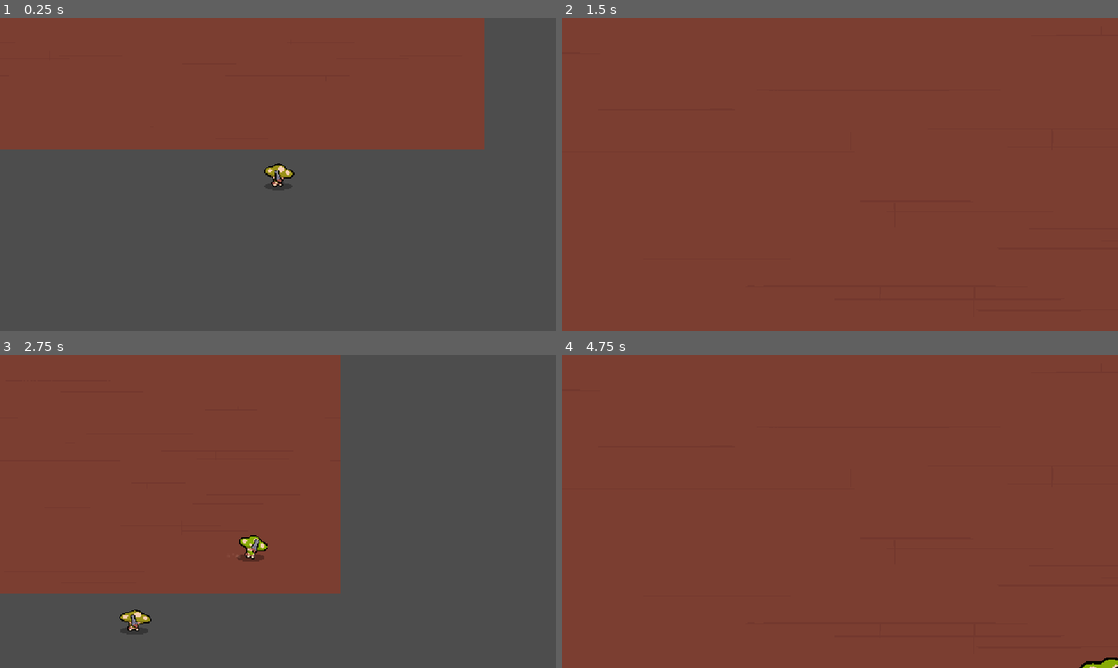
Above: before the commit, frames 1-4 (two rows, left to right).
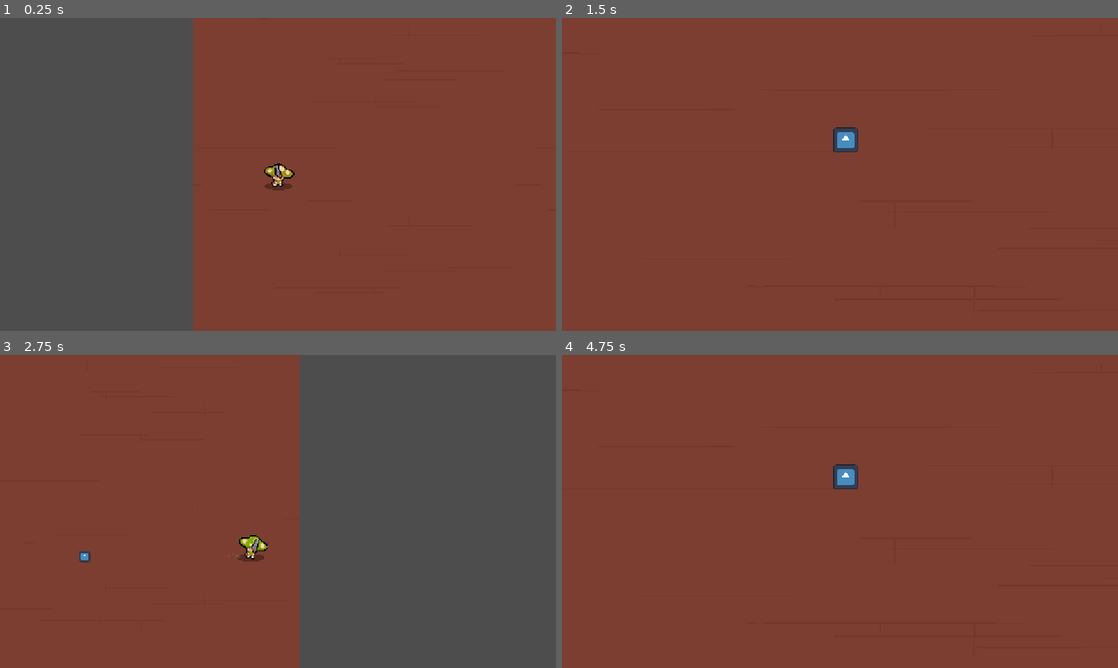
Above: after the commit, the same moments.

Repository: orbital-mage/gmtk-2025
Game: Godot game, scene res://game/game.tscn
Two runs of this game, one before a commit and one after it. Both use one fixed random seed, a clock stepped at 60 frames per second and the inputs below. Before the commit the project starts from res://game.tscn. The engine's default icon, where the game draws it, is replaced by a stand-in: a white triangle on a blue panel in a dark square.
Inputs (mouse positions are in pixels of both pictures, inside the frame that each line leads up to):
- Up to frame 1 (0.25 s): no input
- Up to frame 2 (1.5 s): move the mouse to (962, 158) at 0.52 s; hold D (right) 0.53-1.28 s; hold Tab (replay) 0.53-1.28 s; click (962, 158) at 0.8 s; tap Enter at 1.25 s; move the mouse to (728, 190) at 1.27 s; hold S (down) from 1.28 s (still down); click (728, 190) at 1.35 s
- Up to frame 3 (2.75 s): tap Tab (replay) at 1.55 s; tap Space at 2 s; move the mouse to (333, 442) at 2.02 s; release S (down) at 2.03 s; hold D (right) from 2.03 s (still down); hold Tab (replay) from 2.03 s (still down); click (333, 442) at 2.3 s
- Up to frame 4 (4.75 s): move the mouse to (812, 574) at 2.77 s; release D (right) at 2.78 s; release Tab (replay) at 2.78 s; hold W (up) 2.78-3.53 s; click (812, 574) at 2.85 s; tap Tab (replay) at 3.05, 4.55 s; move the mouse to (1006, 558) at 3.52 s; hold Tab (replay) 3.53-4.28 s; hold A (left) from 3.53 s (still down); click (1006, 558) at 3.8 s; tap Enter at 4.25 s; move the mouse to (673, 464) at 4.27 s; click (673, 464) at 4.35 s

The runs differ from the first frame. In frame 1, 58% of the frame differs, in the area x 0-100%, y 0-100%; in frame 2, 0.4%; in frame 3, 19%; in frame 4, 0.5%.
Error before the commit: Invalid access to property or key 'position' on a base object of type 'Nil'. (res://clones/clone.gd:94)
Error after the commit: Invalid access to property or key 'position' on a base object of type 'Nil'. (res://game/clones/clone.gd:101)

Commit message:
spray shot powerup

Diff:
--- a/game.tscn
+++ /dev/null
@@ -1,32 +0,0 @@
-[gd_scene load_steps=3 format=3 uid="uid://8xtboviqhj5d"]
-
-[ext_resource type="Script" uid="uid://bfdkmgxuq0is2" path="res://game.gd" id="1_e2o6t"]
-[ext_resource type="Texture2D" uid="uid://dasybedxurkup" path="res://assets/graphics/background.png" id="2_e2o6t"]
-
-[node name="Game" type="Node2D"]
-script = ExtResource("1_e2o6t")
-
-[node name="Timer" type="Timer" parent="."]
-wait_time = 2.5
-one_shot = true
-
-[node name="Background" type="Node2D" parent="."]
-
-[node name="1" type="Sprite2D" parent="Background"]
-texture_repeat = 2
-position = Vector2(-800, -450)
-texture = ExtResource("2_e2o6t")
-
-[node name="2" type="Sprite2D" parent="Background"]
-position = Vector2(800, -450)
-texture = ExtResource("2_e2o6t")
-
-[node name="3" type="Sprite2D" parent="Background"]
-position = Vector2(-800, 450)
-texture = ExtResource("2_e2o6t")
-
-[node name="4" type="Sprite2D" parent="Background"]
-position = Vector2(800, 450)
-texture = ExtResource("2_e2o6t")
-
-[connection signal="timeout" from="Timer" to="." method="_on_timeout"]
--- a/clones/bullet.gd
+++ b/game/bullets/bullet.gd
@@ -14,6 +14,9 @@
 func set_target(target: Vector2):
 	direction = (target - position).normalized()
 
+func set_direction(value: Vector2):
+	direction = value
+
 func _physics_process(delta: float) -> void:
 	position += direction * delta * speed
 
--- a/clones/bullet.tscn
+++ b/game/bullets/bullet.tscn
@@ -1,6 +1,6 @@
 [gd_scene load_steps=4 format=3 uid="uid://chypnya1v5eco"]
 
-[ext_resource type="Script" uid="uid://dl6wq7ltmawb2" path="res://clones/bullet.gd" id="1_lpncf"]
+[ext_resource type="Script" uid="uid://dl6wq7ltmawb2" path="res://game/bullets/bullet.gd" id="1_lpncf"]
 [ext_resource type="Texture2D" uid="uid://dwk6ob7whfamm" path="res://assets/graphics/bullet.png" id="2_lpncf"]
 
 [sub_resource type="CapsuleShape2D" id="CapsuleShape2D_lpncf"]
--- a/clones/camera.gd
+++ b/game/clones/camera.gd
@@ -5,9 +5,7 @@
 func _process(delta: float) -> void:
 	if enabled:
 		var diff = clone.get_global_mouse_position() - clone.global_position
-
 		var distance = diff.length()
-
 		var strength = min(pow(distance / 1000, 1), 0.5)
 
 		position = lerp(Vector2.ZERO, get_local_mouse_position(), strength)
--- a/clones/clone.gd
+++ b/game/clones/clone.gd
@@ -1,12 +1,13 @@
 class_name Clone extends CharacterBody2D
 
-static var bullet_scene = preload("res://clones/bullet.tscn")
+static var bullet_scene = preload("res://game/bullets/bullet.tscn")
 
 signal died(clone: Clone)
 signal shoot(bullet: Bullet)
 
 var dead := false
 var replaying := false
+var spray_shot := false
 var aim_target: Vector2
 var color: Color
 
@@ -28,6 +29,7 @@
 
 func replay() -> void:
 	dead = false
+	spray_shot = false
 	index = 0
 	position = start_position
 	_unset_player()
@@ -62,8 +64,13 @@
 		_shoot(get_global_mouse_position())
 
 func _on_hit(area: Area2D) -> void:
-	dead = true
-	died.emit(self)
+	if (area.get_collision_layer_value(Collision.Layers.BULLETS) or
+		area.get_collision_layer_value(Collision.Layers.ZOMBIES)):
+		dead = true
+		died.emit(self)
+
+	if area.get_collision_layer_value(Collision.Layers.POWERUPS):
+		spray_shot = true
 
 func _player_movement() -> void:
 	var vector = Input.get_vector("left", "right", "up", "down")
@@ -95,11 +102,27 @@
 
 	move_and_slide()
 
-func _shoot(taget: Vector2) -> void:
+func _shoot(target: Vector2) -> void:
+	if spray_shot:
+		_spray_shot()
+		return
+
 	var bullet = bullet_scene.instantiate() as Bullet
 	bullet.position = position
-	bullet.set_target(taget)
+	bullet.set_target(target)
 	shoot.emit(bullet)
+
+func _spray_shot() -> void:
+	spray_shot = false
+
+	const spray_count = 16
+	for i in range(spray_count):
+		var angle = i * (2 * PI / spray_count)
+
+		var bullet = bullet_scene.instantiate() as Bullet
+		bullet.position = position
+		bullet.set_direction(Vector2.from_angle(angle))
+		shoot.emit(bullet)
 
 func _unset_player() -> void:
 	replaying = true
--- a/clones/clone.tscn
+++ b/game/clones/clone.tscn
@@ -1,15 +1,15 @@
 [gd_scene load_steps=37 format=3 uid="uid://dy12n8agjdmar"]
 
-[ext_resource type="Script" uid="uid://gktfg6u6p4yd" path="res://clones/clone.gd" id="1_g3igy"]
+[ext_resource type="Script" uid="uid://gktfg6u6p4yd" path="res://game/clones/clone.gd" id="1_g3igy"]
 [ext_resource type="Texture2D" uid="uid://12viq1x3fs55" path="res://assets/graphics/shadow.png" id="2_gm5aq"]
-[ext_resource type="Script" uid="uid://cfhbtqmor125k" path="res://clones/animations.gd" id="2_ka7rv"]
+[ext_resource type="Script" uid="uid://cfhbtqmor125k" path="res://game/clones/animations.gd" id="2_ka7rv"]
 [ext_resource type="Texture2D" uid="uid://bcs1hecg3yx05" path="res://assets/graphics/mushroom_idle.png" id="3_tqi5f"]
 [ext_resource type="Texture2D" uid="uid://df2plt8grtrot" path="res://assets/graphics/mushroom_run.png" id="4_tqi5f"]
 [ext_resource type="Texture2D" uid="uid://57oe8gigsecf" path="res://assets/graphics/mushroom_idle_color.png" id="4_wsi4n"]
 [ext_resource type="Texture2D" uid="uid://dcqa6drgtuhri" path="res://assets/graphics/mushroom_run_color.png" id="6_u6grb"]
 [ext_resource type="Texture2D" uid="uid://ba83qd3rnc302" path="res://assets/graphics/ball_overlay.png" id="7_u6grb"]
 [ext_resource type="Texture2D" uid="uid://c1urc5plpnjqx" path="res://assets/graphics/revolver.png" id="8_f6nqc"]
-[ext_resource type="Script" uid="uid://e88p5bwu5s2k" path="res://clones/camera.gd" id="10_0dtev"]
+[ext_resource type="Script" uid="uid://e88p5bwu5s2k" path="res://game/clones/camera.gd" id="10_0dtev"]
 
 [sub_resource type="AtlasTexture" id="AtlasTexture_f6nqc"]
 atlas = ExtResource("3_tqi5f")
@@ -232,7 +232,7 @@
 
 [node name="Hitbox" type="Area2D" parent="."]
 visible = false
-collision_mask = 12
+collision_mask = 14
 
 [node name="CollisionShape2D" type="CollisionShape2D" parent="Hitbox"]
 position = Vector2(0, 5)
--- a/game.gd
+++ b/game/game.gd
@@ -1,6 +1,7 @@
 extends Node2D
 
-static var clone_scene = preload("res://clones/clone.tscn")
+static var clone_scene = preload("res://game/clones/clone.tscn")
+static var pellet_scene = preload("res://game/pellet.tscn")
 
 const arena_size = 1200
 
@@ -8,15 +9,23 @@
 var player_clone: Clone
 var prev_time := 1
 
-@onready var timer: Timer = $Timer
+@onready var replay_timer: Timer = $ReplayTimer
+@onready var powerup_timer: Timer = $PowerupTimer
 
 func _ready() -> void:
-	timer.start()
+	replay_timer.start()
+	_randomize_powerup_time()
 
 	_new_clone()
 
-func _on_timeout() -> void:
+func _on_replay_timeout() -> void:
 	_replay()
+
+func _on_powerup_timeout() -> void:
+	var pellet = pellet_scene.instantiate() as Node2D
+	pellet.position = _random_direction() * arena_size * randf()
+	add_child(pellet)
+	_randomize_powerup_time()
 
 func _on_clone_died(clone: Clone) -> void:
 	if clone == player_clone:
@@ -25,13 +34,13 @@
 		remove_child.call_deferred(clone)
 
 		if _is_player_alone():
-			timer.start()
+			replay_timer.start()
 
 func _on_shoot(bullet: Bullet) -> void:
 	add_child(bullet)
 
 func _replay() -> void:
-	timer.stop()
+	replay_timer.stop()
 	clones.append(player_clone)
 	_new_clone()
 	for clone in clones:
@@ -43,7 +52,7 @@
 	player_clone = clone_scene.instantiate() as Clone
 	add_child.call_deferred(player_clone)
 
-	player_clone.position = Vector2.from_angle(randf_range(0, 2 * PI)) * arena_size
+	player_clone.position = _random_direction() * arena_size
 
 	player_clone.died.connect(_on_clone_died)
 	player_clone.shoot.connect(_on_shoot)
@@ -54,3 +63,9 @@
 			return false
 
 	return true
+
+func _randomize_powerup_time() -> void:
+	powerup_timer.wait_time = randi_range(8, 32)
+
+func _random_direction() -> Vector2:
+	return Vector2.from_angle(randf_range(0, 2 * PI))
--- /dev/null
+++ b/game/game.tscn
@@ -0,0 +1,36 @@
+[gd_scene load_steps=3 format=3 uid="uid://8xtboviqhj5d"]
+
+[ext_resource type="Script" uid="uid://bfdkmgxuq0is2" path="res://game/game.gd" id="1_vasa2"]
+[ext_resource type="Texture2D" uid="uid://dasybedxurkup" path="res://assets/graphics/background.png" id="2_h7iqs"]
+
+[node name="Game" type="Node2D"]
+script = ExtResource("1_vasa2")
+
+[node name="ReplayTimer" type="Timer" parent="."]
+wait_time = 2.5
+one_shot = true
+
+[node name="PowerupTimer" type="Timer" parent="."]
+autostart = true
+
+[node name="Background" type="Node2D" parent="."]
+
+[node name="1" type="Sprite2D" parent="Background"]
+texture_repeat = 2
+position = Vector2(-800, -450)
+texture = ExtResource("2_h7iqs")
+
+[node name="2" type="Sprite2D" parent="Background"]
+position = Vector2(800, -450)
+texture = ExtResource("2_h7iqs")
+
+[node name="3" type="Sprite2D" parent="Background"]
+position = Vector2(-800, 450)
+texture = ExtResource("2_h7iqs")
+
+[node name="4" type="Sprite2D" parent="Background"]
+position = Vector2(800, 450)
+texture = ExtResource("2_h7iqs")
+
+[connection signal="timeout" from="ReplayTimer" to="." method="_on_replay_timeout"]
+[connection signal="timeout" from="PowerupTimer" to="." method="_on_powerup_timeout"]
--- /dev/null
+++ b/game/pellet.gd
@@ -0,0 +1,4 @@
+extends Node2D
+
+func _on_collected(area: Area2D) -> void:
+	queue_free()
--- /dev/null
+++ b/game/pellet.tscn
@@ -0,0 +1,22 @@
+[gd_scene load_steps=4 format=3 uid="uid://bdhialkxk5iq6"]
+
+[ext_resource type="Script" uid="uid://pggi3f0cpc2y" path="res://game/pellet.gd" id="1_gcjht"]
+[ext_resource type="Texture2D" uid="uid://cigp7x57tdwad" path="res://assets/graphics/icon.svg" id="1_humth"]
+
+[sub_resource type="CircleShape2D" id="CircleShape2D_23cq0"]
+radius = 33.0606
+
+[node name="Pellet" type="Node2D"]
+script = ExtResource("1_gcjht")
+
+[node name="Sprite" type="Sprite2D" parent="."]
+scale = Vector2(0.4, 0.4)
+texture = ExtResource("1_humth")
+
+[node name="Area2D" type="Area2D" parent="."]
+collision_layer = 2
+
+[node name="CollisionShape2D" type="CollisionShape2D" parent="Area2D"]
+shape = SubResource("CircleShape2D_23cq0")
+
+[connection signal="area_entered" from="Area2D" to="." method="_on_collected"]
--- a/collision.gd
+++ b/game/utils/collision.gd
@@ -2,6 +2,7 @@
 
 enum Layers {
 	CLONES = 1,
+	POWERUPS = 2,
 	ZOMBIES = 3,
 	BULLETS = 4
 }
--- a/project.godot
+++ b/project.godot
@@ -61,6 +61,7 @@
 [layer_names]
 
 2d_physics/layer_1="Clones"
+2d_physics/layer_2="Poweups"
 2d_physics/layer_3="Zombies"
 2d_physics/layer_4="Bullets"
 
Renamed: clones/bullet.gd.uid -> game/bullets/bullet.gd.uid
Renamed: clones/animations.gd -> game/clones/animations.gd
Renamed: clones/animations.gd.uid -> game/clones/animations.gd.uid
Renamed: clones/camera.gd.uid -> game/clones/camera.gd.uid
Renamed: clones/clone.gd.uid -> game/clones/clone.gd.uid
Renamed: game.gd.uid -> game/game.gd.uid
Not shown, added: game/pellet.gd.uid
Renamed: collision.gd.uid -> game/utils/collision.gd.uid
